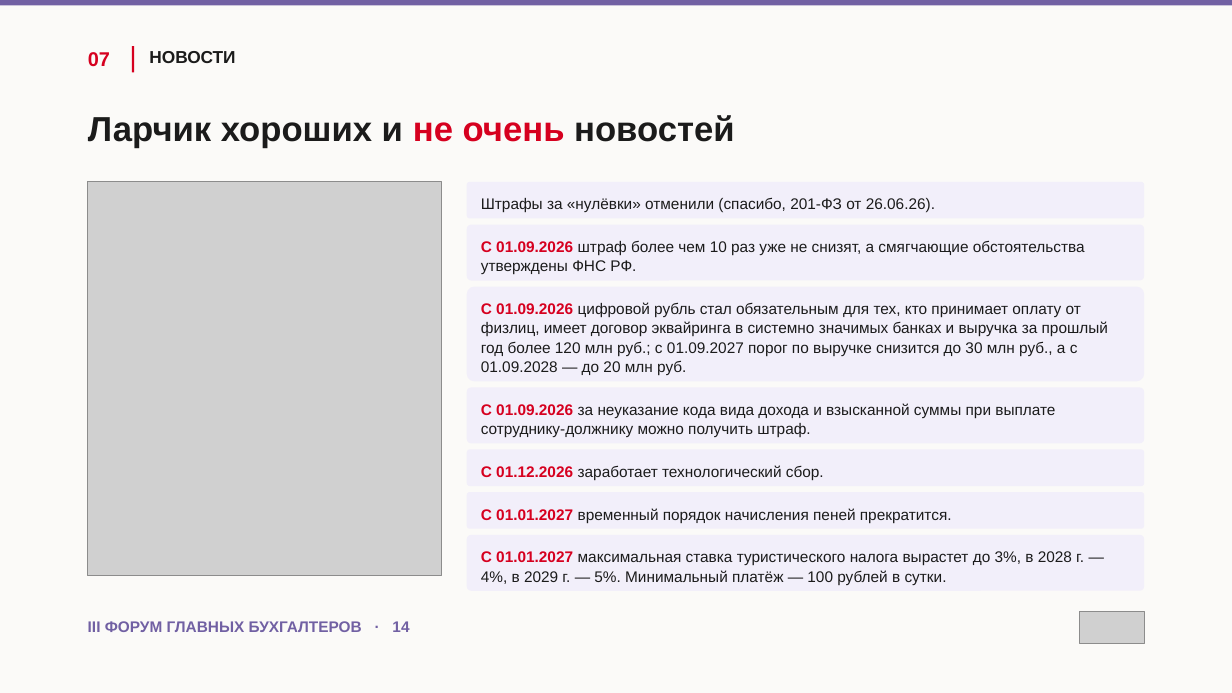
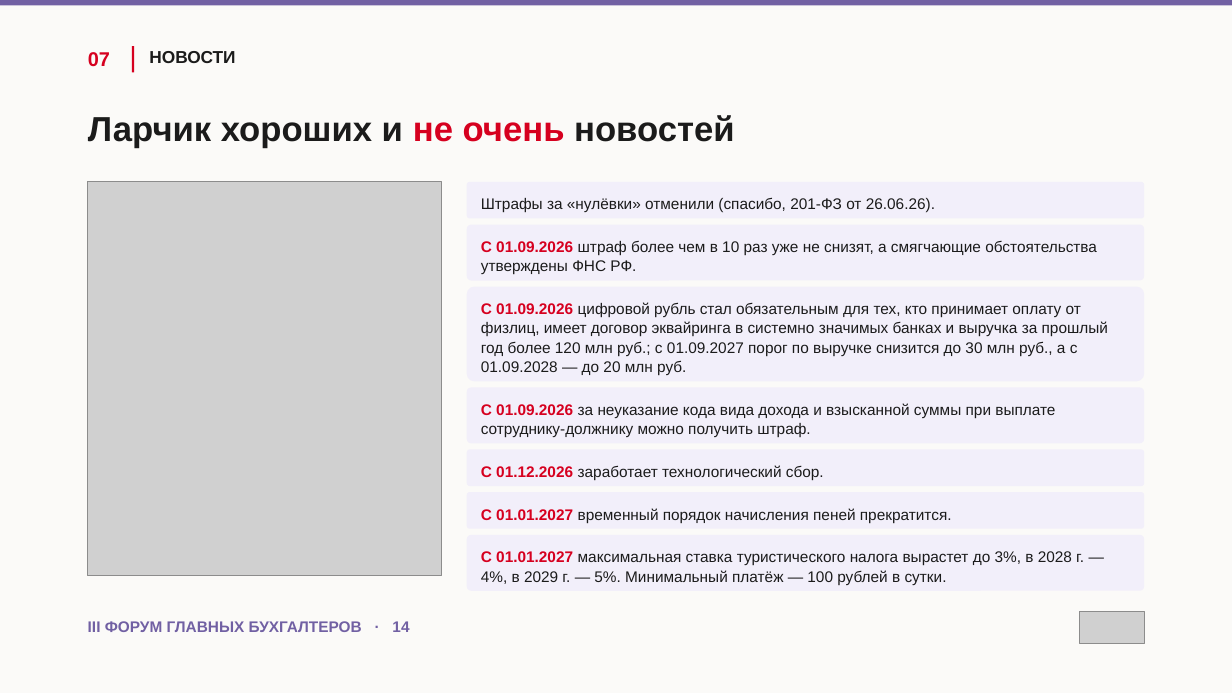
Before and after one commit to fagencymarketing-coder/design-system, a slide deck: slide 14 of conference-skazbuh/presentations/Пушкина_Екатерина_Сказочная_бухгалтерия.pptx. Drawn at 1232x693 pixels with LibreOffice and Linux fonts; fonts in the diff are those of the drawing; grey boxes stand for pictures. Boxes give left, top, right and bottom in pixels: in the first picture for what was removed or moved away, otherwise in the second. Text is boxed around its words. In the diff, an @@ line names an element or a change of style, - is before the commit and + after.

```diff
--- a/conference-skazbuh/presentations/Пушкина_Екатерина_Сказочная_бухгалтерия.pptx
+++ b/conference-skazbuh/presentations/Пушкина_Екатерина_Сказочная_бухгалтерия.pptx
@@ text at (481, 241, 1097, 274): text changed @@
-С 01.09.2026 штраф более чем 10 раз уже не снизят, а смягчающие обстоятельства утверждены ФНС РФ.
+С 01.09.2026 штраф более чем в 10 раз уже не снизят, а смягчающие обстоятельства утверждены ФНС РФ.
```
Also in this commit, not shown: 6 other slides changed.
